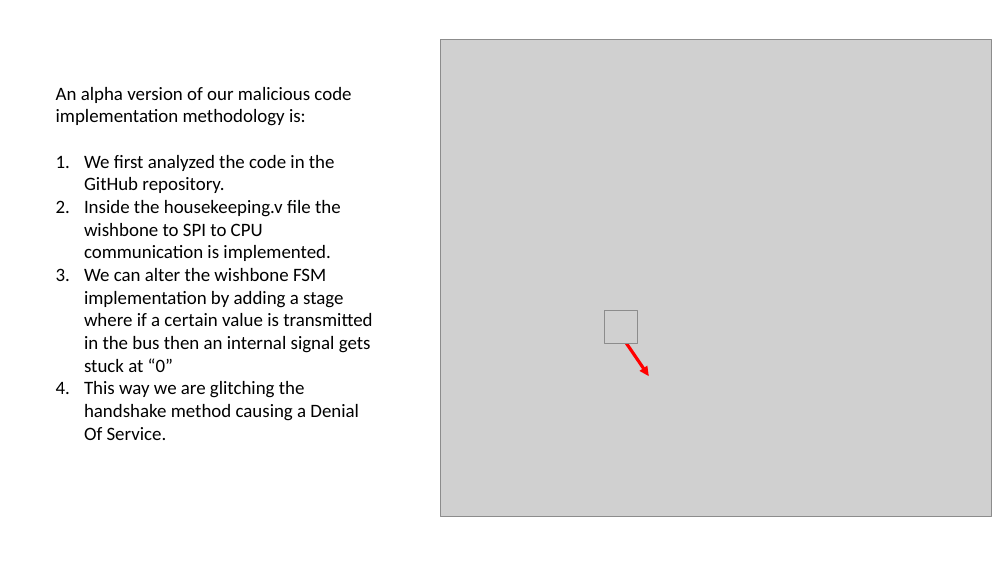
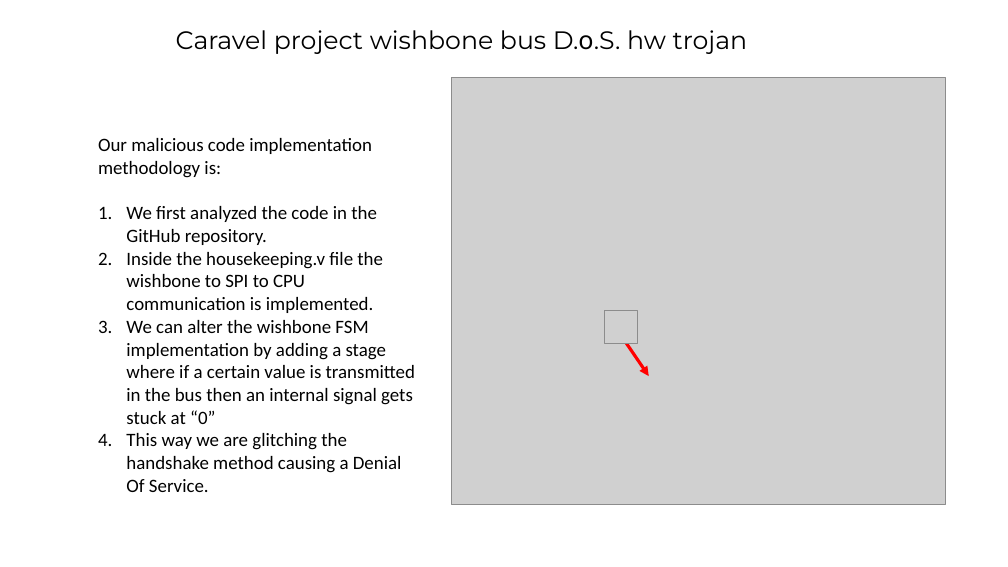
Before and after one commit to Lefteris-B/SystemsGenesis_CSAW2023, a slide deck: slide 15 of presentation/CSAW_2023_second_stage v2 .pptx (slide 14 before the commit). Drawn at 1008x567 pixels with LibreOffice and Linux fonts; fonts in the diff are those of the drawing; grey boxes stand for pictures. Boxes give left, top, right and bottom in pixels: in the first picture for what was removed or moved away, otherwise in the second. Text is boxed around its words. In the diff, an @@ line names an element or a change of style, - is before the commit and + after.

```diff
--- a/presentation/CSAW_2023_second_stage v2 .pptx
+++ b/presentation/CSAW_2023_second_stage v2 .pptx
@@ text added at bbox=[176, 30, 748, 54], 24 pt, text #000000 @@
+Caravel project wishbone bus D.ο.S. hw trojan
@@ picture: place and size @@
-picture at bbox=[440, 39, 991, 516]
+picture at bbox=[451, 78, 945, 505]
@@ text "Our malicious code implementation methodology ...": place and size @@
-text "Our malicious code implementation methodology ..." at bbox=[56, 87, 372, 440]
+text "Our malicious code implementation methodology ..." at bbox=[98, 138, 415, 492]
@@ text at bbox=[98, 138, 372, 178]: text changed @@
-An alpha version of our malicious code implementation methodology is:
+Our malicious code implementation methodology is:
```
Also in this commit, not shown: 7 other slides changed, 4 slides added, 2 slides removed, 8 other files.
